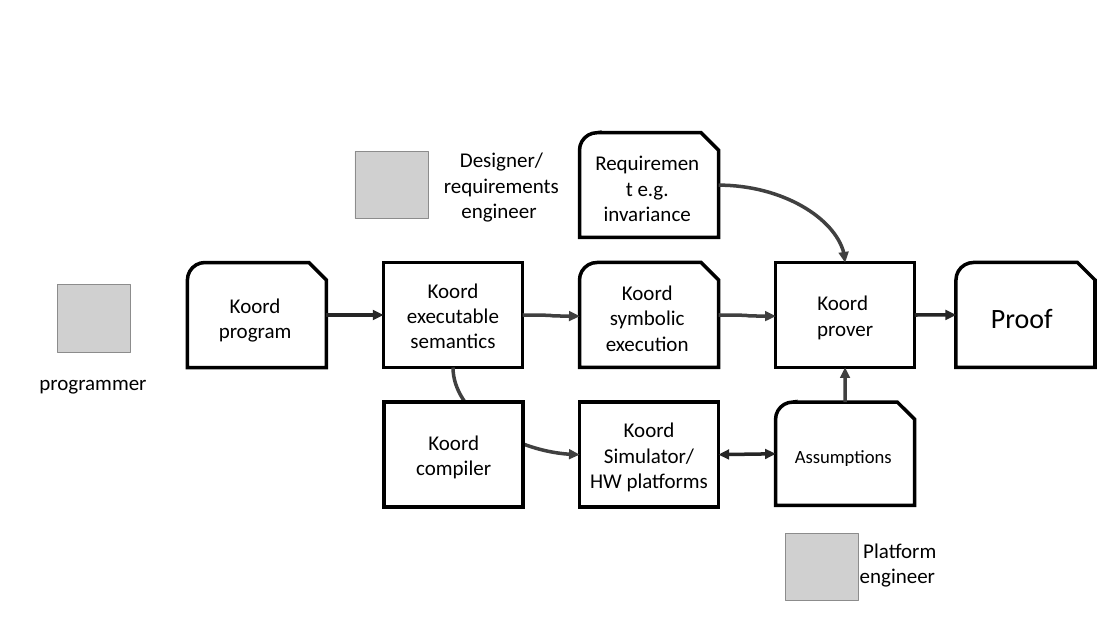
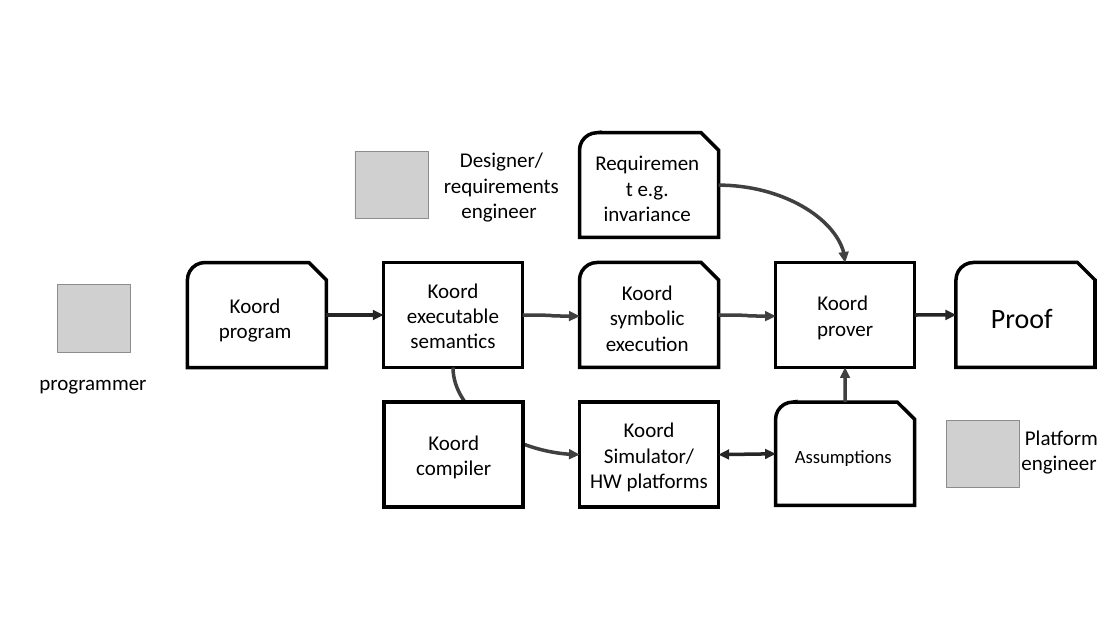
Before and after one commit to ritwika314/compiles, a slide deck: slide 1 of figs/koordusers.pptx. Drawn at 1120x630 pixels with LibreOffice and Linux fonts; fonts in the diff are those of the drawing; grey boxes stand for pictures. Boxes give left, top, right and bottom in pixels: in the first picture for what was removed or moved away, otherwise in the second. Text is boxed around its words. In the diff, an @@ line names an element or a change of style, - is before the commit and + after.

```diff
--- a/figs/koordusers.pptx
+++ b/figs/koordusers.pptx
@@ picture: place and size @@
-picture at <box>786,534,859,601</box>
+picture at <box>947,420,1020,487</box>
@@ text "Platform engineer": place and size @@
-text "Platform engineer" at <box>860,543,936,587</box>
+text "Platform engineer" at <box>1021,430,1098,474</box>
```
Also in this commit, not shown: 1 other file.
